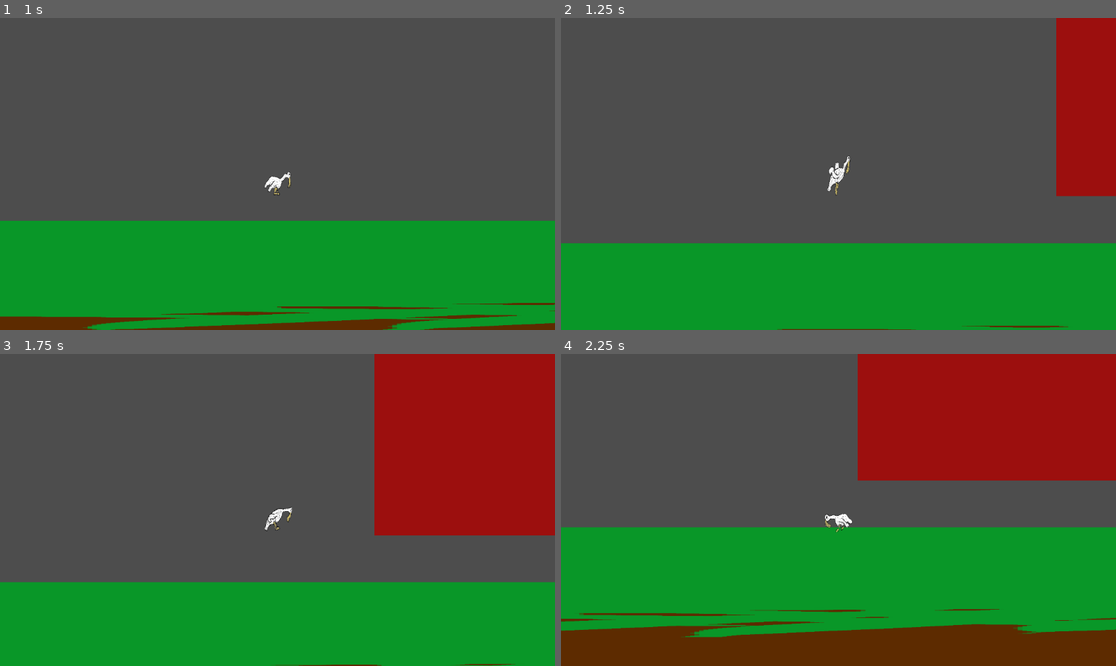
Above: before the commit, frames 1-4 (two rows, left to right).
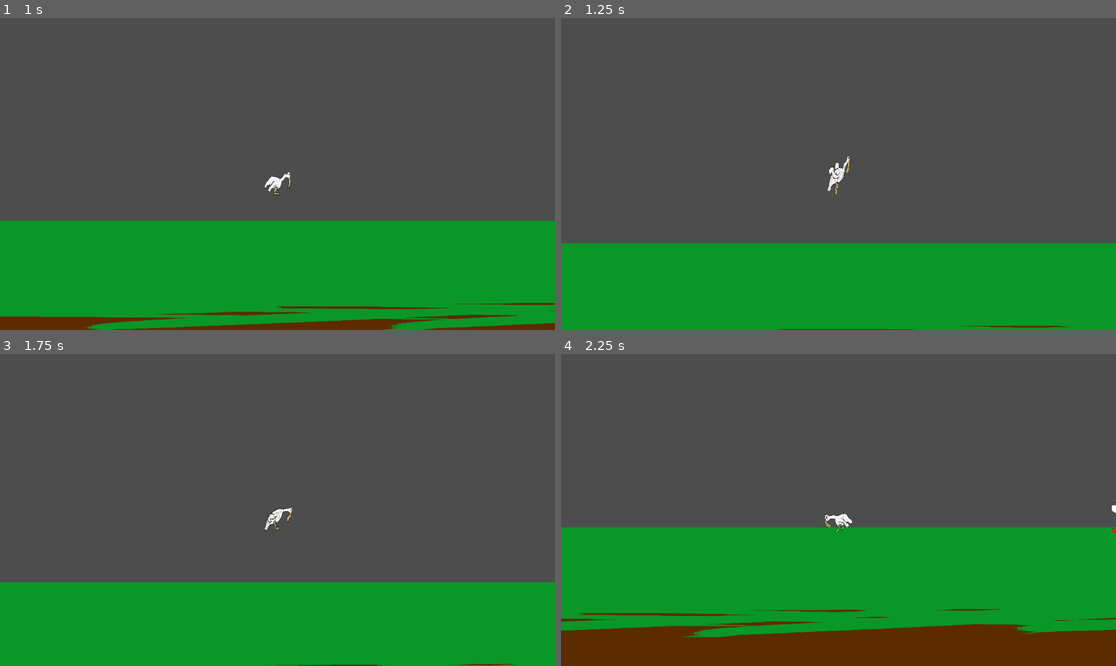
Above: after the commit, the same moments.

Repository: BoddanB/game_jam_charm
Game: Godot game, scene res://world.tscn
Two runs of this game, one before a commit and one after it. Both use one fixed random seed, a clock stepped at 60 frames per second and the inputs below.
Inputs:
- Up to frame 1 (1 s): hold D (player_right) from 0.53 s (still down); tap Space (player_jump) at 0.77 s
- Up to frame 2 (1.25 s): keep holding D (player_right)
- Up to frame 3 (1.75 s): keep holding D (player_right); tap Space (player_jump) at 1.52 s
- Up to frame 4 (2.25 s): release D (player_right) at 2.03 s; hold A (player_left) from 2.03 s (still down)

Frame 1 is identical in both runs. In frame 2, 6.2% of the frame differs, in the area x 89-100%, y 0-58%; in frame 3, 19%, in the area x 67-100%, y 0-59%; in frame 4, 19%.

Commit message:
added a sprite flip depending on player position added scene switch if area is entered

Diff:
--- a/enemy/enemy.gd
+++ b/enemy/enemy.gd
@@ -1,10 +1,9 @@
 extends CharacterBody2D
 
 
-const SPEED = 30.0
+const MAX_SPEED = 25.0
 const JUMP_VELOCITY = -400.0
 
-var follow_player = false
 var player = null
 
 # Get the gravity from the project settings to be synced with RigidBody nodes.
@@ -19,15 +18,16 @@
 
 	move_and_slide()
 
-func flip_animation(playerPosition: float):
-	if playerPosition < 0:
-		pass #Flip the animation to the left.
+func flip_animation(enemyPosition: float):
+	if enemyPosition <= 0:
+		$Sprite2D.flip_h = true
 	else:
-		pass #Flip the animation to the right.
+		$Sprite2D.flip_h = false
 
 func chase():
-	if follow_player:
-		position += (player.position - position) / SPEED
+	if player:
+		position.x += (player.position.x - position.x) / MAX_SPEED
+		flip_animation(player.position.x - position.x)
 		#To play the animation add it here.
 	else:
 		pass #Play an idle animation or something similar.
@@ -36,10 +36,12 @@
 	if not is_on_floor():
 		velocity.y += gravity * delta
 
-func _on_detection_area_body_exited(body:Node2D):
+func _on_detection_area_body_exited(_body:Node):
 	player = null
-	follow_player = false
 
 func _on_detection_area_body_entered(body:Node2D):
 	player = body
-	follow_player = true
+
+
+func _on_enemyhitbox_body_entered(_body:Node):
+	Global.change_scene("res://battlescreen.tscn")
--- a/enemy/enemy.tscn
+++ b/enemy/enemy.tscn
@@ -1,35 +1,41 @@
-[gd_scene load_steps=5 format=3 uid="uid://r28fp8cvafba"]
+[gd_scene load_steps=6 format=3 uid="uid://r28fp8cvafba"]
 
-[ext_resource type="Texture2D" uid="uid://c5dc27khdpl1r" path="res://enemy/enemy_body.png" id="1_6ixog"]
 [ext_resource type="Script" path="res://enemy/enemy.gd" id="1_dhpgi"]
+[ext_resource type="Texture2D" uid="uid://f1e1wdi6doja" path="res://assets/character/sanic.png" id="2_l4bjt"]
 
-[sub_resource type="CapsuleShape2D" id="CapsuleShape2D_ttyn2"]
-radius = 19.0
-height = 38.0
+[sub_resource type="CircleShape2D" id="CircleShape2D_n7lwe"]
+radius = 5.09902
 
-[sub_resource type="CapsuleShape2D" id="CapsuleShape2D_d086w"]
-height = 56.0
+[sub_resource type="RectangleShape2D" id="RectangleShape2D_cvk7t"]
+size = Vector2(1.25, 2)
+
+[sub_resource type="CircleShape2D" id="CircleShape2D_cmeks"]
+radius = 1.0
 
 [node name="enemy" type="CharacterBody2D"]
 script = ExtResource("1_dhpgi")
 
 [node name="Sprite2D" type="Sprite2D" parent="."]
-position = Vector2(1, -0.749939)
-scale = Vector2(0.00260417, 0.0126157)
-texture = ExtResource("1_6ixog")
+scale = Vector2(0.00215517, 0.00272989)
+texture = ExtResource("2_l4bjt")
 
 [node name="detectionArea" type="Area2D" parent="."]
-position = Vector2(-1, -1)
 collision_layer = 2
 collision_mask = 2
 
 [node name="CollisionShape2D" type="CollisionShape2D" parent="detectionArea"]
-position = Vector2(2.00003, -0.75)
-shape = SubResource("CapsuleShape2D_ttyn2")
+shape = SubResource("CircleShape2D_n7lwe")
 
 [node name="CollisionShape2D" type="CollisionShape2D" parent="."]
-position = Vector2(1.00003, 0.25)
-shape = SubResource("CapsuleShape2D_d086w")
+shape = SubResource("RectangleShape2D_cvk7t")
+
+[node name="enemyhitbox" type="Area2D" parent="."]
+collision_layer = 2
+collision_mask = 2
+
+[node name="CollisionShape2D" type="CollisionShape2D" parent="enemyhitbox"]
+shape = SubResource("CircleShape2D_cmeks")
 
 [connection signal="body_entered" from="detectionArea" to="." method="_on_detection_area_body_entered"]
 [connection signal="body_exited" from="detectionArea" to="." method="_on_detection_area_body_exited"]
+[connection signal="body_entered" from="enemyhitbox" to="." method="_on_enemyhitbox_body_entered"]
